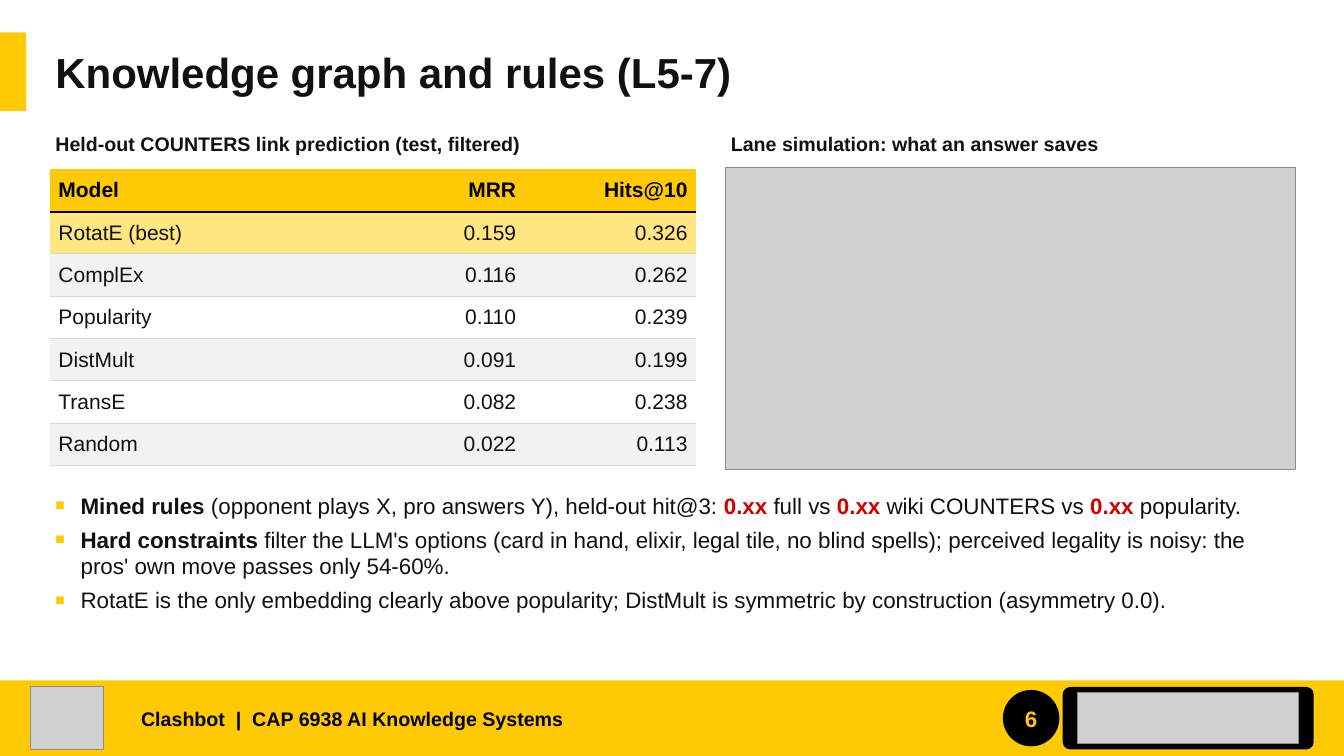
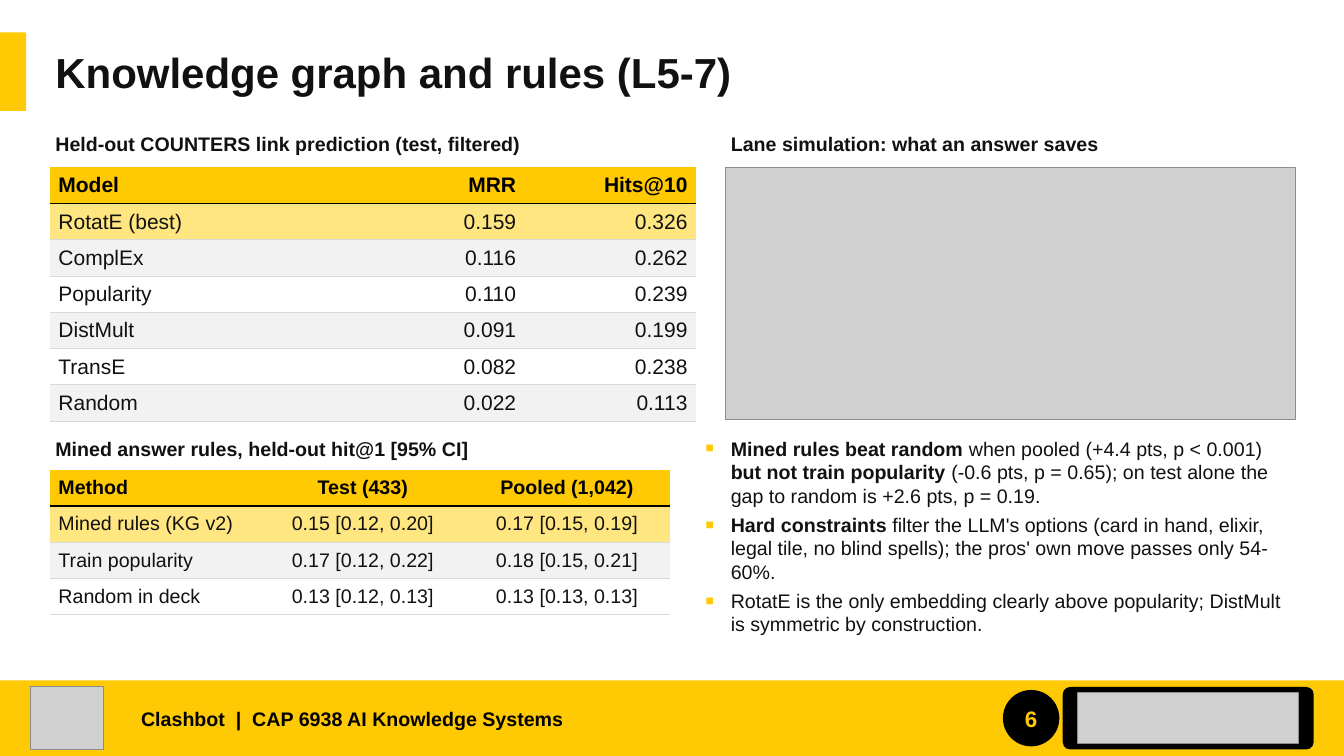
Before and after one commit to JylerTackson/clashBot, a slide deck: slide 6 of docs/report/slides/clashbot_showcase.pptx. Drawn at 1344x756 pixels with LibreOffice and Linux fonts; fonts in the diff are those of the drawing; grey boxes stand for pictures. Boxes give left, top, right and bottom in pixels: in the first picture for what was removed or moved away, otherwise in the second. Text is boxed around its words. In the diff, an @@ line names an element or a change of style, - is before the commit and + after.

```diff
--- a/docs/report/slides/clashbot_showcase.pptx
+++ b/docs/report/slides/clashbot_showcase.pptx
@@ table: place and size @@
-table at [50,169,696,466]
+table at [50,167,696,421]
@@ picture: place and size @@
-picture at [726,167,1296,470]
+picture at [726,167,1296,419]
@@ text added at [55,441,468,460], 14 pt, text #111111, bold @@
+Mined answer rules, held-out hit@1 [95% CI]
@@ text at [731,441,1281,635]: text changed; size 16 to 14 pt @@
-■ Mined rules (opponent plays X, pro answers Y), held-out hit@3: 0.xx full vs 0.xx wiki COUNTERS vs 0.xx popularity.
-■ Hard constraints filter the LLM's options (card in hand, elixir, legal tile, no blind spells); perceived legality is noisy: the pros' own move passes only 54-60%.
-■ RotatE is the only embedding clearly above popularity; DistMult is symmetric by construction (asymmetry 0.0).
+■ Mined rules beat random when pooled (+4.4 pts, p < 0.001) but not train popularity (-0.6 pts, p = 0.65); on test alone the gap to random is +2.6 pts, p = 0.19.
+■ Hard constraints filter the LLM's options (card in hand, elixir, legal tile, no blind spells); the pros' own move passes only 54-60%.
+■ RotatE is the only embedding clearly above popularity; DistMult is symmetric by construction.
@@ table added at [50,470,670,615], 4 rows, 3 columns @@
+Method | Test (433) | Pooled (1,042)
+Mined rules (KG v2) | 0.15 [0.12, 0.20] | 0.17 [0.15, 0.19]
+Train popularity | 0.17 [0.12, 0.22] | 0.18 [0.15, 0.21]
+Random in deck | 0.13 [0.12, 0.13] | 0.13 [0.13, 0.13]
```
Also in this commit, not shown: 6 other slides changed, 6 other files.
